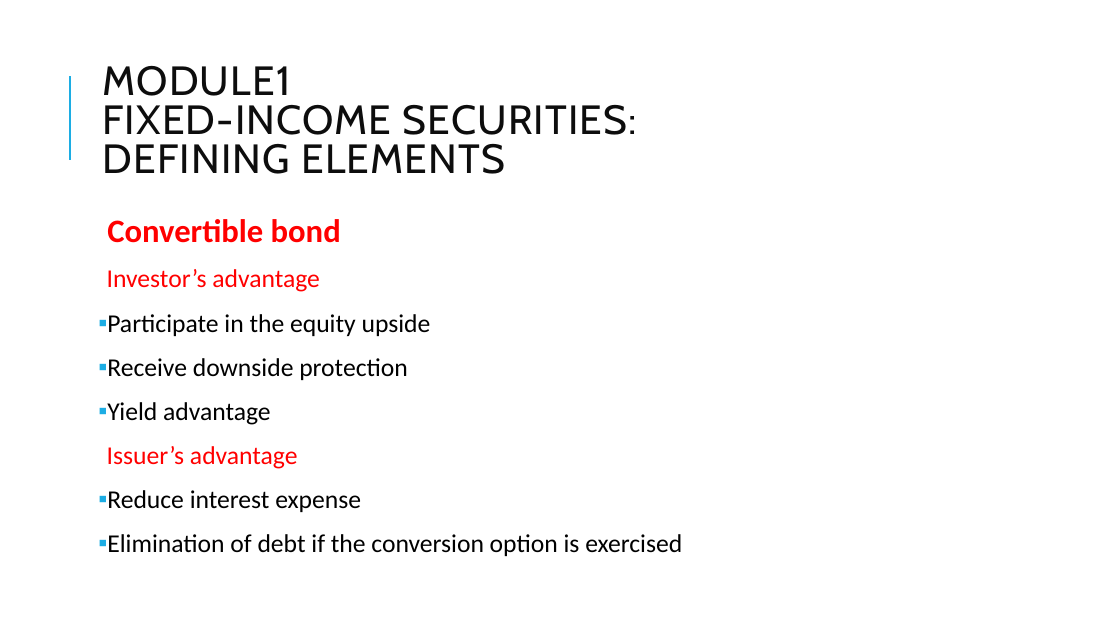
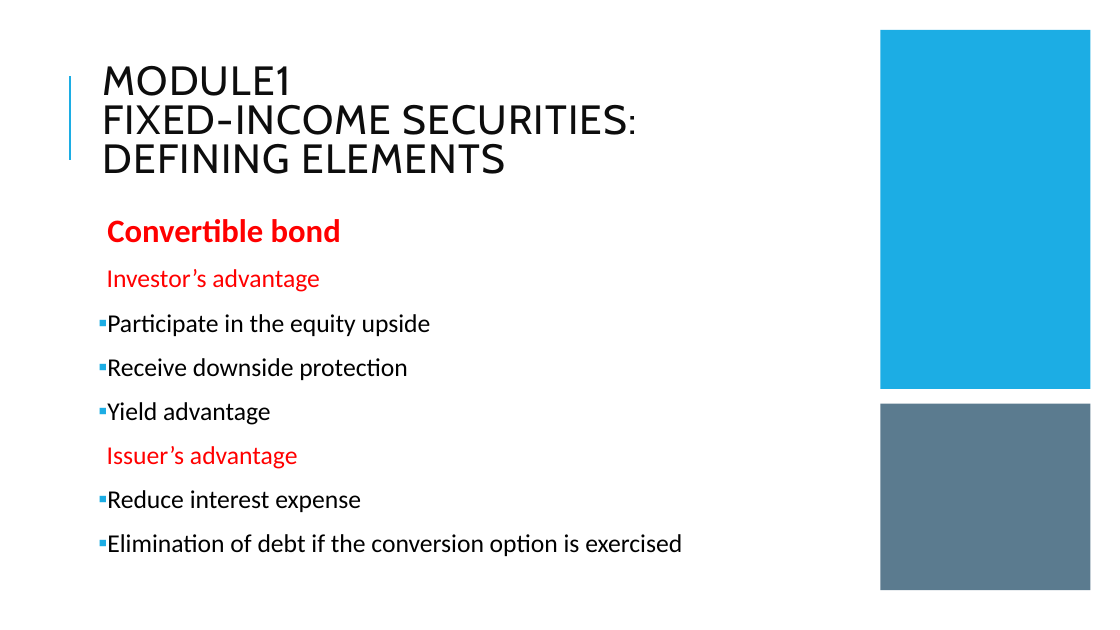
Before and after one commit to Isco0530/data, a slide deck: slide 49 of Fixed Income.pptx. Drawn at 1120x630 pixels with LibreOffice and Linux fonts; fonts in the diff are those of the drawing. Boxes give left, top, right and bottom in pixels: in the first picture for what was removed or moved away, otherwise in the second. Text is boxed around its words. In the diff, an @@ line names an element or a change of style, - is before the commit and + after.

```diff
--- a/Fixed Income.pptx
+++ b/Fixed Income.pptx
@@ rectangle added at bbox=[881, 30, 1091, 389], fill #1CADE4 @@
@@ rectangle added at bbox=[881, 404, 1091, 591], fill #335B74 at 80% opacity @@
```
Also in this commit, not shown: 4 other slides changed.
